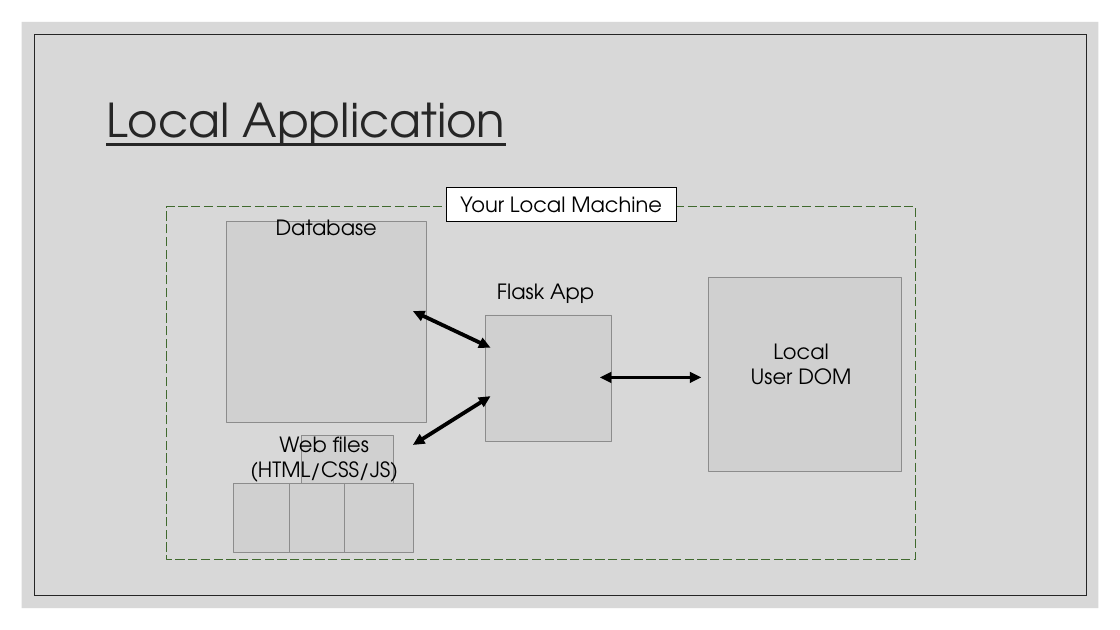
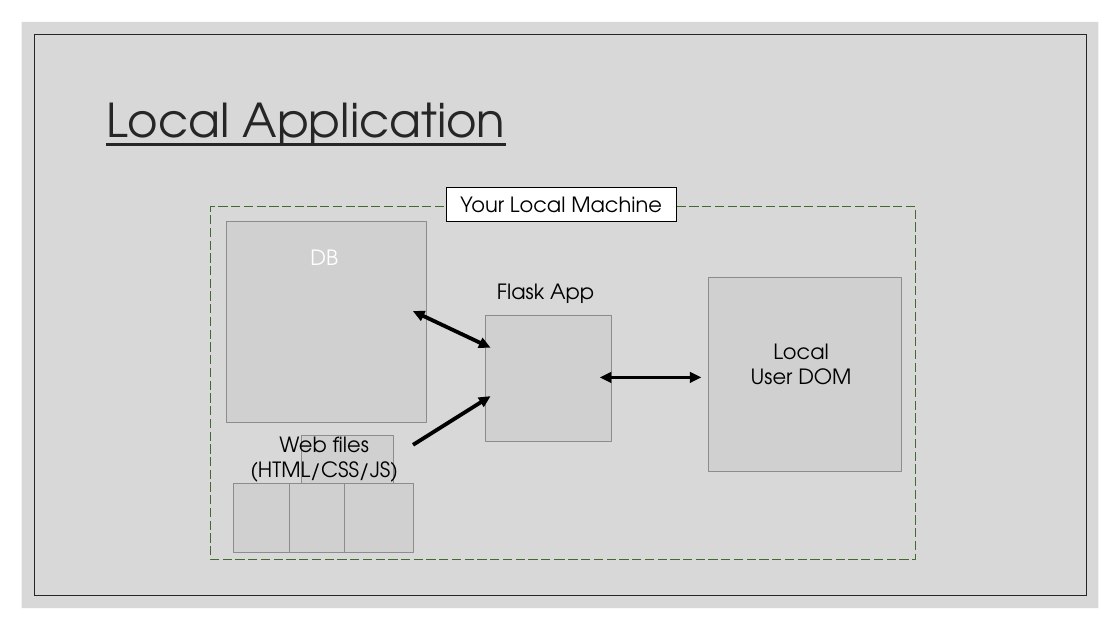
Before and after one commit to RussellMcGrath/class_heroku_demo, a slide deck: slide 2 of Heroku Deployment Diagrams.pptx. Drawn at 1120x630 pixels with LibreOffice and Linux fonts; fonts in the diff are those of the drawing; grey boxes stand for pictures. Boxes give left, top, right and bottom in pixels: in the first picture for what was removed or moved away, otherwise in the second. Text is boxed around its words. In the diff, an @@ line names an element or a change of style, - is before the commit and + after.

```diff
--- a/Heroku Deployment Diagrams.pptx
+++ b/Heroku Deployment Diagrams.pptx
@@ rectangle: place and size @@
-rectangle at box(167, 207, 916, 560)
+rectangle at box(211, 207, 916, 560)
@@ text removed at box(276, 219, 377, 236) @@
-Database
@@ text added at box(310, 250, 338, 265), 18 pt, text #FFFFFF @@
+DB
@@ double arrow (413, 445) - (491, 397): double arrow to arrow @@
```
Also in this commit, not shown: 3 other slides changed, 2 other files.
